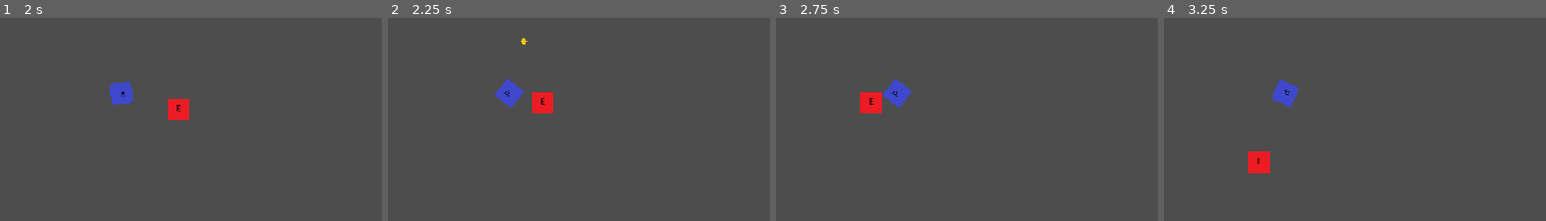
Above: before the commit, frames 1-4 (left to right).
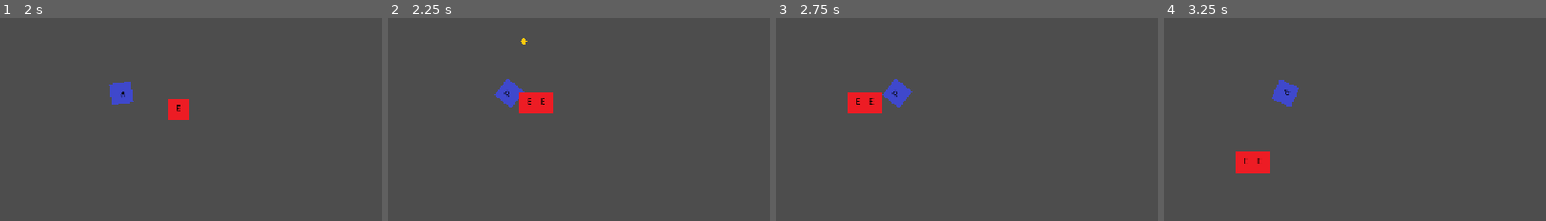
Above: after the commit, the same moments.

Repository: RJField/JazzySnazzy
Game: Godot game, scene res://src/levels/World.tscn
The game is run twice, just before and just after one commit, with the same random seed, the same clock (stepped at 60 frames per second) and the same inputs.
Inputs (mouse positions are % of the whole screen's width and height, from its top left):
- Up to frame 1 (2 s): tap Enter at 0.5 s; move the mouse to (72, 45) at 0.52 s; press the mouse at (72, 45) at 0.53 s; hold D (move_right) 0.53-1.28 s; move the mouse to (30, 56) at 1.27 s; release the mouse at (30, 56) at 1.28 s; hold S (move_down) from 1.28 s (still down); click (30, 56) at 1.35 s
- Up to frame 2 (2.25 s): move the mouse to (60, 27) at 2.02 s; release S (move_down) at 2.03 s; press the mouse at (60, 27) at 2.03 s; hold D (move_right) from 2.03 s (still down)
- Up to frame 3 (2.75 s): keep holding D (move_right)
- Up to frame 4 (3.25 s): move the mouse to (45, 71) at 2.77 s; release D (move_right) at 2.78 s; release the mouse at (45, 71) at 2.78 s; hold W (move_up) from 2.78 s (still down); click (45, 71) at 2.85 s
The pictures show only the part of the screen within x 34-84%, y 32-82%; the shares and areas given below are measured in that part.

Frame 1 is identical in both runs. In frame 2, 0.4% of the frame differs, in the area x 34-38%, y 36-47%; in frame 3, 0.3%; in frame 4, 0.4%.

Commit message:
added core room transversal, referencing Room/RoomState, connecting signal to all rooms

Diff:
--- a/src/levels/Encounter.tscn
+++ b/src/levels/Encounter.tscn
@@ -4,3 +4,4 @@
 
 [node name="Encounter" type="Node2D" unique_id=2030808805]
 script = ExtResource("1_hugsn")
+enemy_count_to_spawn = 4
--- a/src/levels/Room.gd
+++ b/src/levels/Room.gd
@@ -1,11 +1,15 @@
 class_name Room extends Node2D
+
+signal room_complete
 
 @onready var floor_area: Area2D = $Floor
 @onready var room_state: RoomState = $RoomState
+@onready var encounter: Encounter = $Encounter
 
 func _ready() -> void:
     #added await for first physics frame to avoid immediate state change on run (i.e. we want the placement as part of world to set this, not the initial overlap)
     room_state.state_changed.connect(_on_state_changed)
+    encounter.encounter_complete.connect(_on_encounter_complete)
     await get_tree().physics_frame
     floor_area.body_entered.connect(_on_body_entered)
     floor_area.body_exited.connect(_on_body_exited)
@@ -22,3 +26,7 @@
 
 func _on_state_changed(old_state, new_state) -> void:
     print("%s: %s -> %s" % [name,RoomState.State.keys()[old_state], RoomState.State.keys()[new_state]])
+
+func _on_encounter_complete() -> void:
+        room_complete.emit()
+        print("Room emitting room_complete")
--- a/src/levels/Room.tscn
+++ b/src/levels/Room.tscn
@@ -80,4 +80,4 @@
 
 [node name="Encounter" parent="." unique_id=2030808805 instance=ExtResource("9_fdkvs")]
 position = Vector2(189, 416)
-enemy_count_to_spawn = 1
+enemy_count_to_spawn = 2
--- a/src/levels/World.gd
+++ b/src/levels/World.gd
@@ -8,6 +8,7 @@
 @onready var player: CharacterBody2D = $Player
 
 var all_rooms: Array = []
+var current_room: Room
 
 func _ready() -> void:
     instantiate_rooms()
@@ -22,7 +23,8 @@
             #set live
             r.process_mode = Node.PROCESS_MODE_INHERIT
             r.visible = true
-
+            current_room = r
+            print(current_room)
         else:
             #set dormant
             r.process_mode = Node.PROCESS_MODE_DISABLED
@@ -34,3 +36,16 @@
         add_child(r)
         r.position = Vector2(i * ROOM_SPACING, 0)
         all_rooms.append(r)
+        r.room_complete.connect(_on_room_complete)
+
+func _on_room_complete() -> void:
+    var next = get_next_room()
+    if next:
+        activate(next, next.position)
+        print("next level: ", next)
+
+func get_next_room() -> Room:
+    var room_index = all_rooms.find(current_room) + 1
+    if room_index >= all_rooms.size():
+        return null
+    return all_rooms[room_index]
